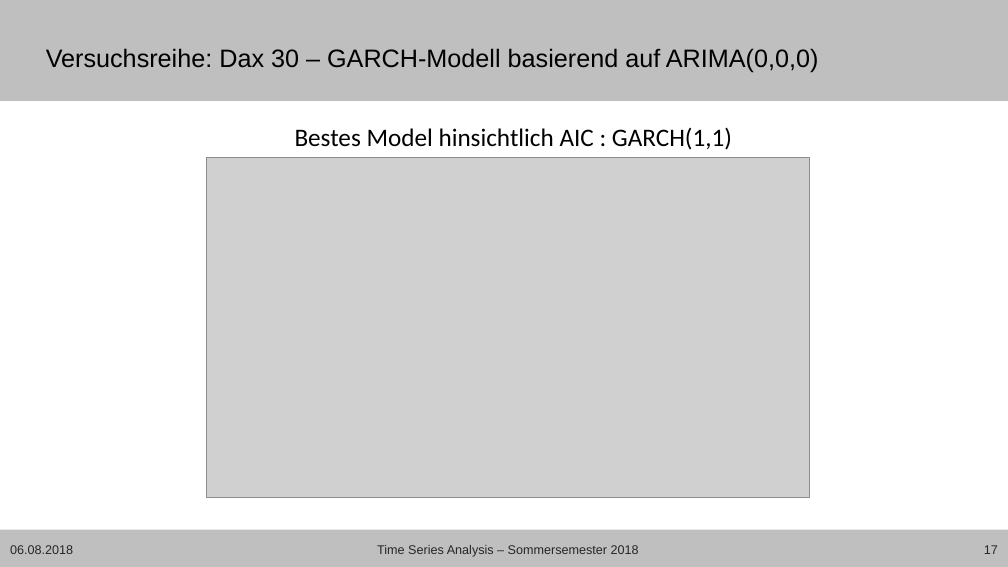
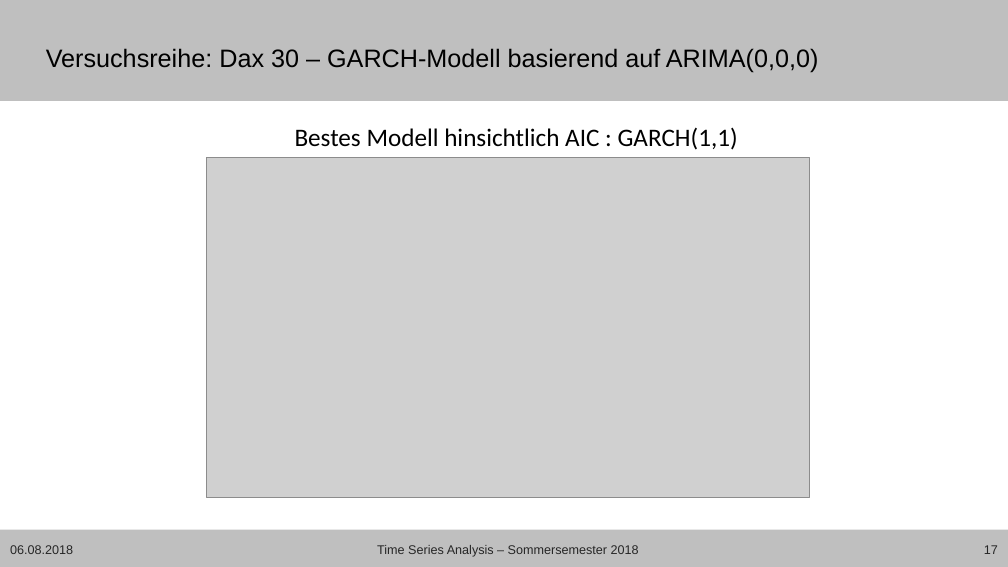
Before and after one commit to Janis90/time-series-anaysis, a slide deck: slide 17 of presentation/tsa_presentation_final.pptx. Drawn at 1008x567 pixels with LibreOffice and Linux fonts; fonts in the diff are those of the drawing; grey boxes stand for pictures; background and template pictures are left out. Boxes give left, top, right and bottom in pixels: in the first picture for what was removed or moved away, otherwise in the second. Text is boxed around its words. In the diff, an @@ line names an element or a change of style, - is before the commit and + after.

```diff
--- a/presentation/tsa_presentation_final.pptx
+++ b/presentation/tsa_presentation_final.pptx
@@ text at (295, 127, 738, 150): text changed @@
-Bestes Model hinsichtlich AIC : GARCH(1,1)
+Bestes Modell hinsichtlich AIC : GARCH(1,1)
```
Also in this commit, not shown: 2 other slides changed, 8 other files.
